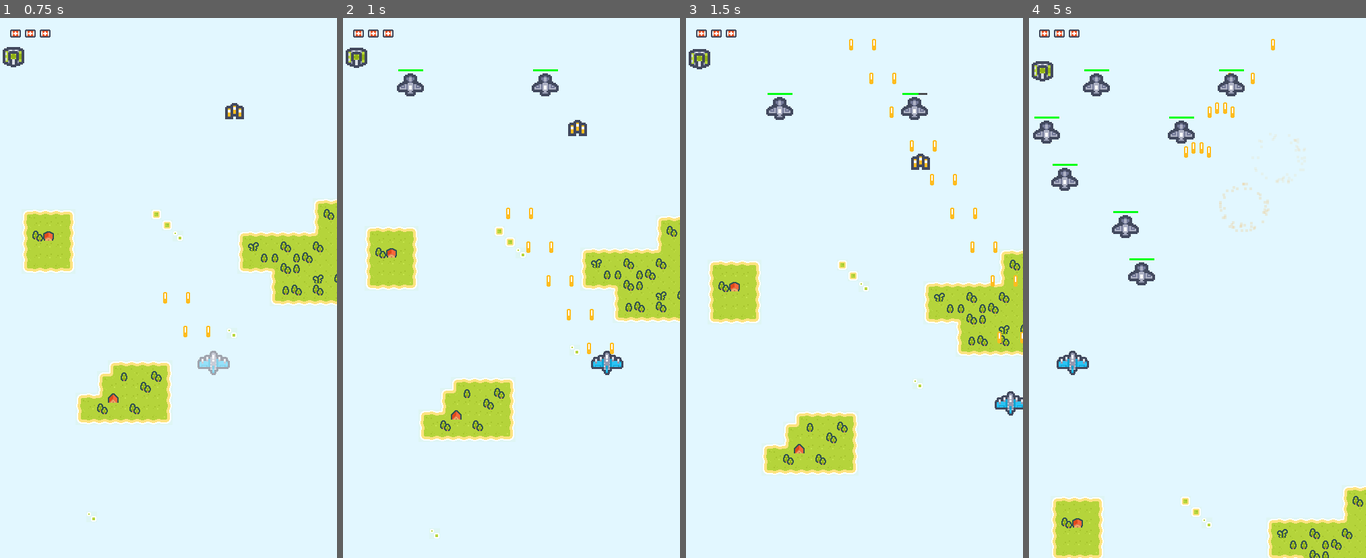
Above: before the commit, frames 1-4 (left to right).
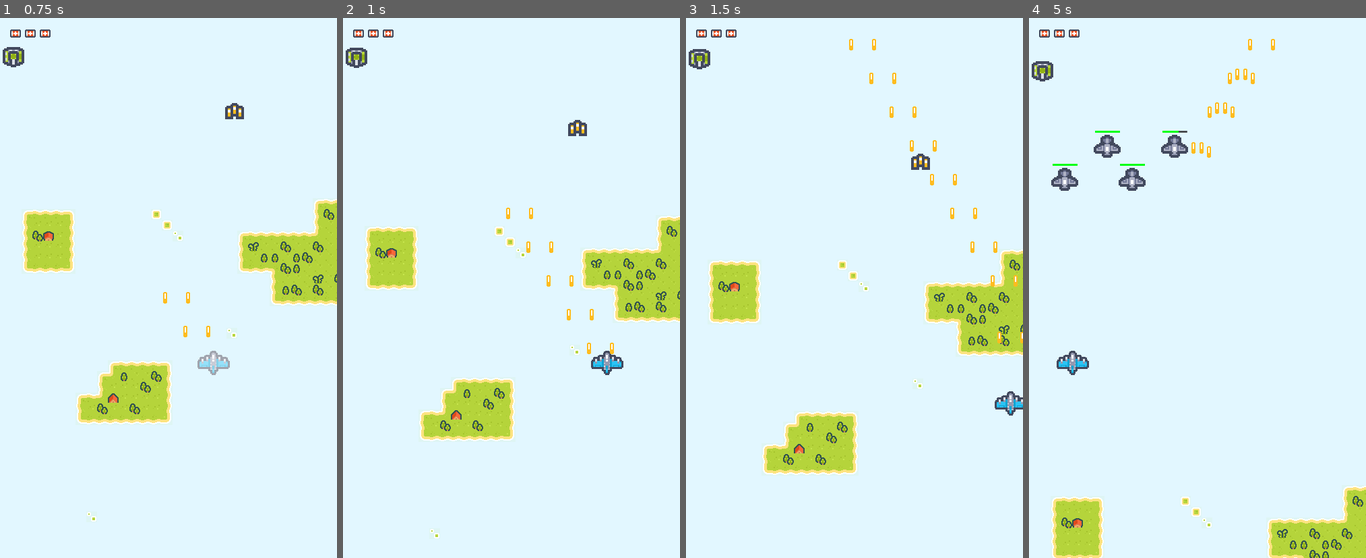
Above: after the commit, the same moments.

Repository: arisshu/BulletHell
Game: Godot game, scene res://Main Scenes/FirstLevel.tscn
Two runs of this game, one before a commit and one after it. Both use one fixed random seed, a clock stepped at 60 frames per second and the inputs below.
Inputs:
- Up to frame 1 (0.75 s): hold D (moveRight) from 0.53 s (still down); hold Space (shoot) from 0.53 s (still down)
- Up to frame 2 (1 s): keep holding D (moveRight); keep holding Space (shoot)
- Up to frame 3 (1.5 s): release D (moveRight) at 1.28 s; release Space (shoot) at 1.28 s; hold S (moveDown) from 1.28 s (still down); tap Space (shoot) at 1.35 s
- Up to frame 4 (5 s): release S (moveDown) at 2.03 s; hold D (moveRight) 2.03-2.78 s; hold Space (shoot) 2.03-2.78 s; hold W (moveUp) 2.78-3.53 s; tap Space (shoot) at 2.85, 4.35 s; hold Space (shoot) 3.53-4.28 s; hold A (moveLeft) from 3.53 s (still down)

Frame 1 is identical in both runs. In frame 2, 0.5% of the frame differs, in the area x 16-64%, y 9-15%; in frame 3, 0.5%; in frame 4, 2.4%, in the area x 1-82%, y 3-50%.

Commit message:
EnemySpawner bug fix

Diff:
--- a/LevelFiles/Level1.json
+++ b/LevelFiles/Level1.json
@@ -2,18 +2,18 @@
     "LevelNumber": "1",
     "SpawnEnemyArray": [
        {
-          "Time": "1.0",
+          "Time": "3.0",
           "LocationX": "100.0",
           "LocationY": "100.0",
           "Type": "2",
-          "Amount": "5",
-          "Delay": "1.0",
+          "Amount": "2",
+          "Delay": "0.7",
           "EnemyLines": "2",
-          "OffsetX": "200.0",
+          "OffsetX": "100.0",
           "OffsetY": "0.0"
        },
        {
-         "Time": "1.0",
+         "Time": "5.0",
          "LocationX": "100.0",
          "LocationY": "100.0",
          "Type": "1",
@@ -22,6 +22,17 @@
          "EnemyLines": "2",
          "OffsetX": "100.0",
          "OffsetY": "0.0"
+      },
+      {
+         "Time": "4.0",
+         "LocationX": "100.0",
+         "LocationY": "100.0",
+         "Type": "2",
+         "Amount": "2",
+         "Delay": "1",
+         "EnemyLines": "2",
+         "OffsetX": "100.0",
+         "OffsetY": "0.0"
       }
     ]
  }
--- a/Main Scenes/EnemySpawner.gd
+++ b/Main Scenes/EnemySpawner.gd
@@ -36,22 +36,21 @@
 	var positions = enemyPos
 
 	while linesPlaceHolder > 0:
-		print("Line #", linesPlaceHolder)
 		place_enemies(type, positions)
 		positions += Vector2(offsetX, offsetY)
 		linesPlaceHolder -= 1
 
 	amount -= 1
+
 	if amount == 0:
+		spawnTimer.stop()
 		if ! pos >= arrayLength:
 			pos += 1
 			spawn_enemies(dict)
 		else:
-			print("I AM HIT")
-			spawnTimer.stop()
 			return
-
-	spawnTimer.start(delay)
+	else:
+		spawnTimer.start(delay)
 
 
 func place_enemies(type, position):
@@ -70,5 +69,4 @@
 	enemyLines = int(enemyArray.result["SpawnEnemyArray"][pos]["EnemyLines"])
 	offsetX = float(enemyArray.result["SpawnEnemyArray"][pos]["OffsetX"])
 	offsetY = float(enemyArray.result["SpawnEnemyArray"][pos]["OffsetY"])
-	print("setting time", time)
 	spawnTimer.start(time)
--- a/Main Scenes/FirstLevel.tscn
+++ b/Main Scenes/FirstLevel.tscn
@@ -1,11 +1,10 @@
-[gd_scene load_steps=9 format=2]
+[gd_scene load_steps=8 format=2]
 
 [ext_resource path="res://character/player/player.tscn" type="PackedScene" id=1]
 [ext_resource path="res://Main Scenes/ParallaxBackground.gd" type="Script" id=2]
 [ext_resource path="res://Resources/Background.tres" type="TileSet" id=3]
-[ext_resource path="res://character/enemy/Spawner/Spawner.tscn" type="PackedScene" id=4]
+[ext_resource path="res://Main Scenes/EnemySpawner.gd" type="Script" id=4]
 [ext_resource path="res://UI/HUD.tscn" type="PackedScene" id=5]
-[ext_resource path="res://character/enemy/Spawner.gd" type="Script" id=6]
 [ext_resource path="res://Items/MoreGun.tscn" type="PackedScene" id=8]
 [ext_resource path="res://Items/PlaneDestruction.tscn" type="PackedScene" id=9]
 
@@ -36,16 +35,6 @@
 position = Vector2( 257, 511 )
 speed = 300.0
 
-[node name="EnemySpawner8" parent="." instance=ExtResource( 4 )]
-position = Vector2( 118, -2401 )
-
-[node name="SpawnTimer" type="Timer" parent="EnemySpawner8"]
-one_shot = true
-
-[node name="Node2D" type="Node2D" parent="."]
-position = Vector2( 248, 136 )
-script = ExtResource( 6 )
-
 [node name="MoreGun" parent="." instance=ExtResource( 8 )]
 position = Vector2( 348, 63 )
 
@@ -53,4 +42,9 @@
 position = Vector2( 20, 53 )
 speed = 5.0
 
-[connection signal="timeout" from="EnemySpawner8/SpawnTimer" to="EnemySpawner8" method="_on_SpawnTimer_timeout"]
+[node name="EnemySpawner" type="Node2D" parent="."]
+script = ExtResource( 4 )
+
+[node name="SpawnTimer" type="Timer" parent="EnemySpawner"]
+
+[connection signal="timeout" from="EnemySpawner/SpawnTimer" to="EnemySpawner" method="_on_SpawnTimer_timeout"]
--- a/UI/HUD.gd
+++ b/UI/HUD.gd
@@ -22,3 +22,7 @@
 
 func _on_player_life_changed(life: int):
 	setLives(life)
+
+
+func _on_Timer_timeout():
+	pass # Replace with function body.
